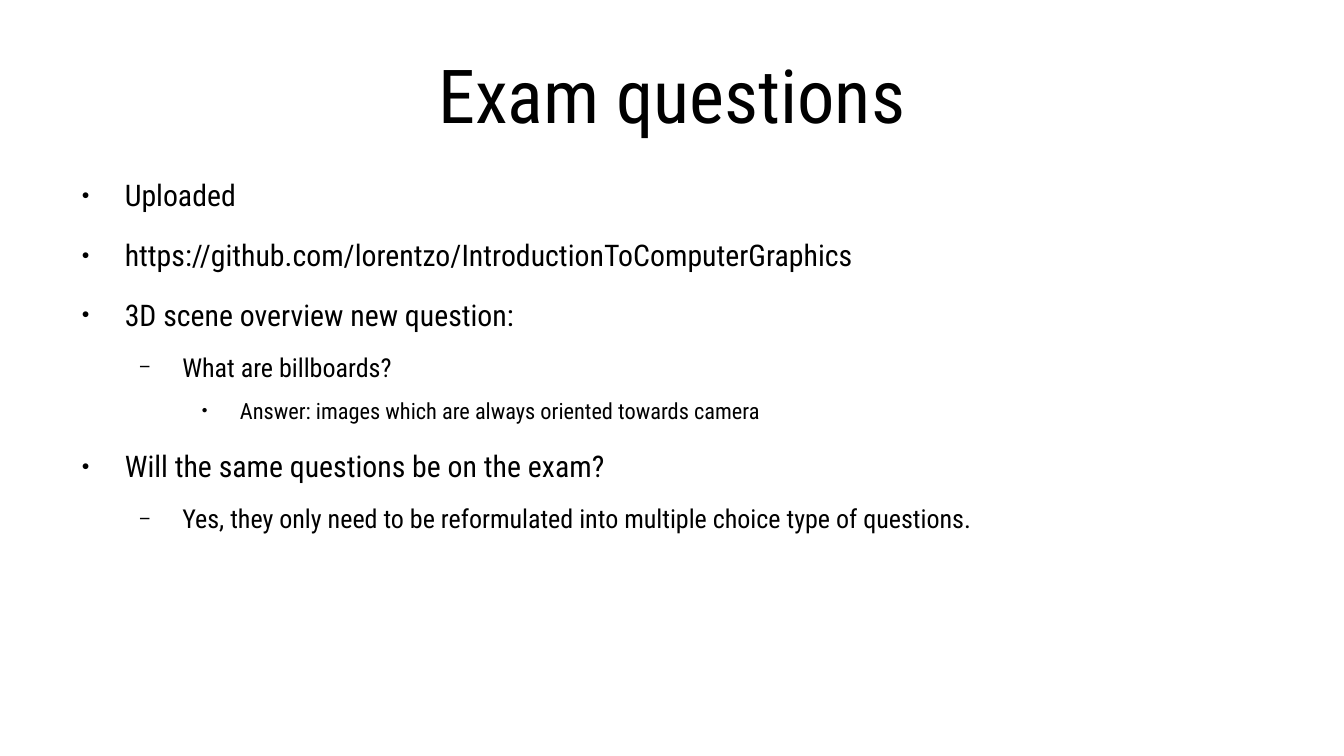
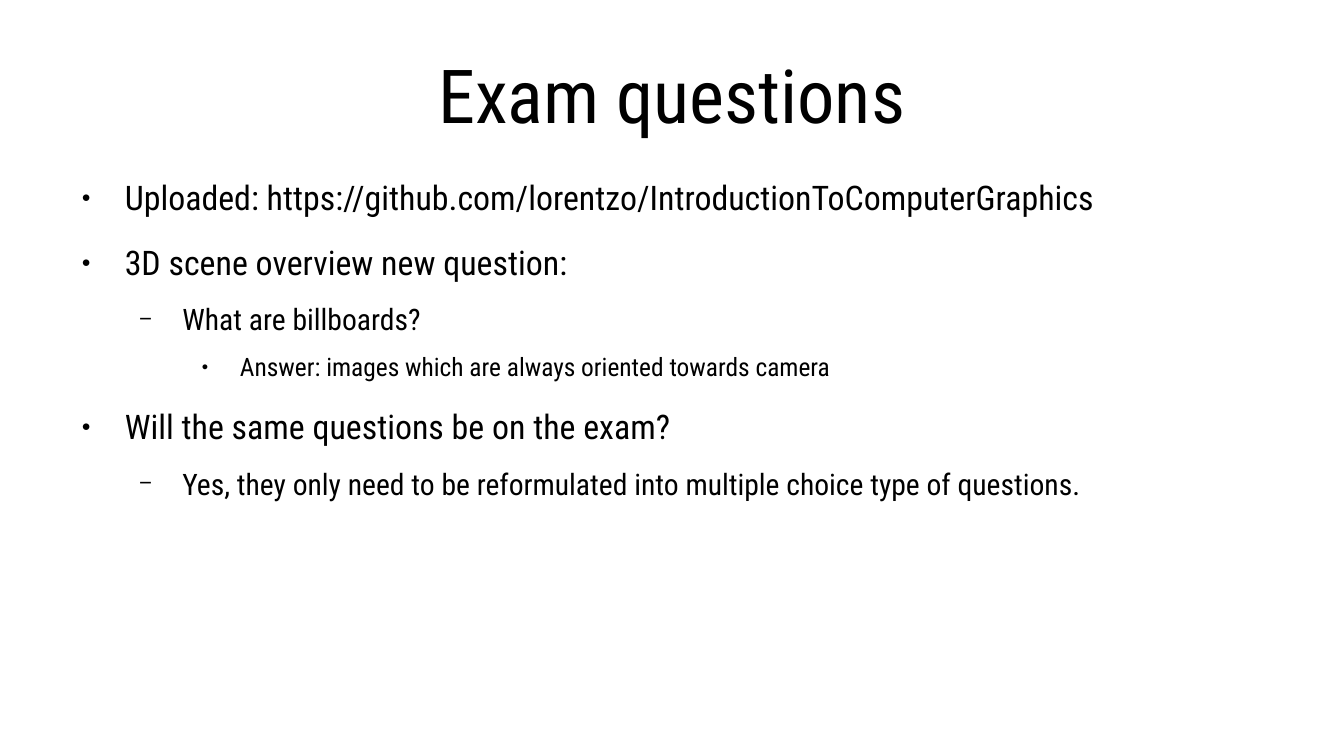
Before and after one commit to lorentzo/IntroductionToComputerGraphics, a slide deck: slide 6 of news/2_news_8_2_2023/news_8_2_2023.odp. Drawn at 1344x756 pixels with LibreOffice and Linux fonts; fonts in the diff are those of the drawing. Boxes give left, top, right and bottom in pixels: in the first picture for what was removed or moved away, otherwise in the second. Text is boxed around its words. In the diff, an @@ line names an element or a change of style, - is before the commit and + after.

```diff
--- a/news/2_news_8_2_2023/news_8_2_2023.odp
+++ b/news/2_news_8_2_2023/news_8_2_2023.odp
@@ text at <box>125,184,1094,217</box>: text changed; size 17.6 to 20 pt @@
-● Uploaded
-● https://github.com/lorentzo/IntroductionToComputerGraphics
+● Uploaded: https://github.com/lorentzo/IntroductionToComputerGraphics
@@ text at <box>125,250,1080,502</box>: size 17.6 to 20 pt in "3D scene overview new question:", "Will the same questions be on the ..."; size 15.4 to 17.5 pt in "What are billboards?", "Yes, they only need to be reformulated ..."; size 13.2 to 15 pt in "Answer: images which are always oriented towards ..." @@
```
Also in this commit, not shown: 3 other slides changed, 4 other files.
